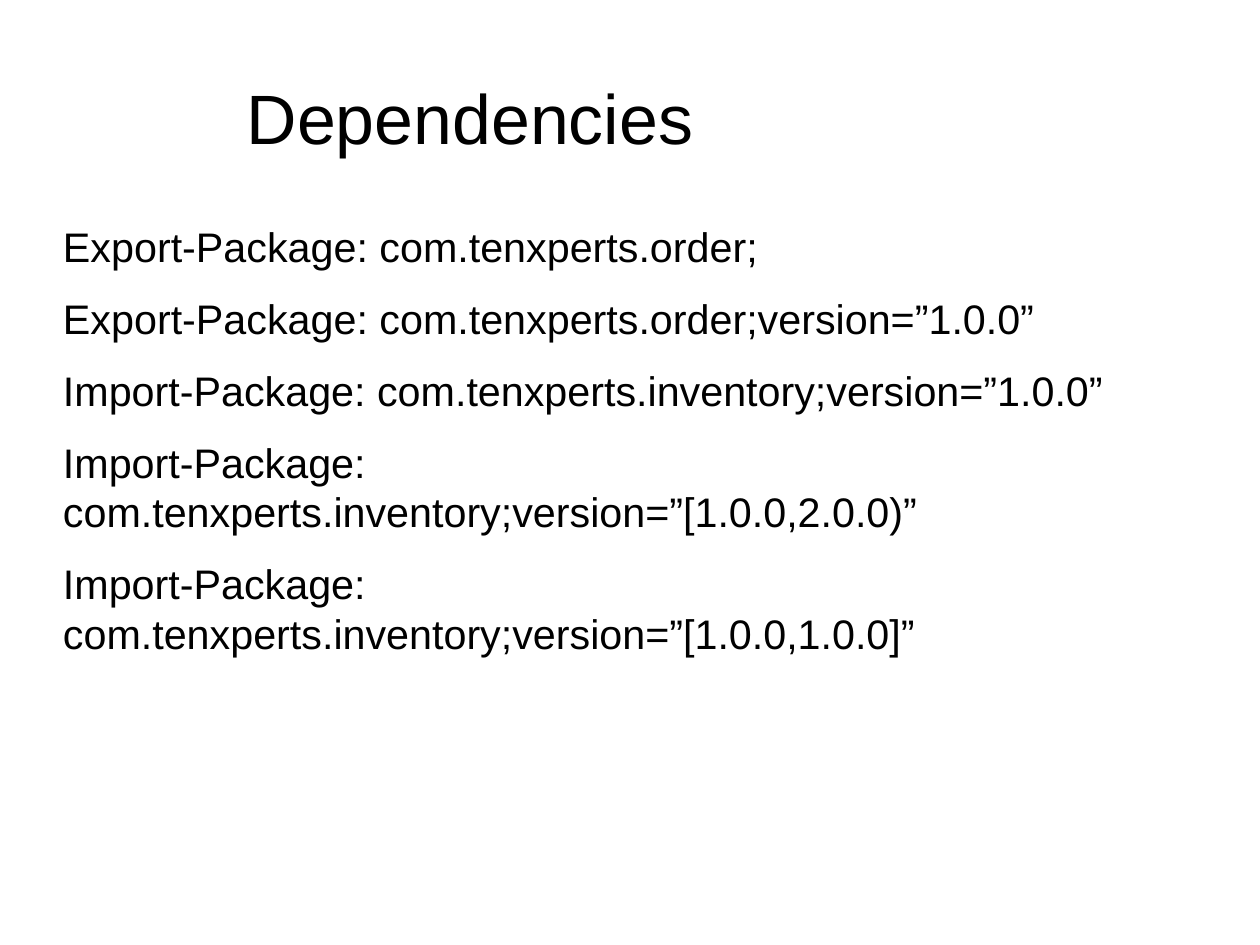
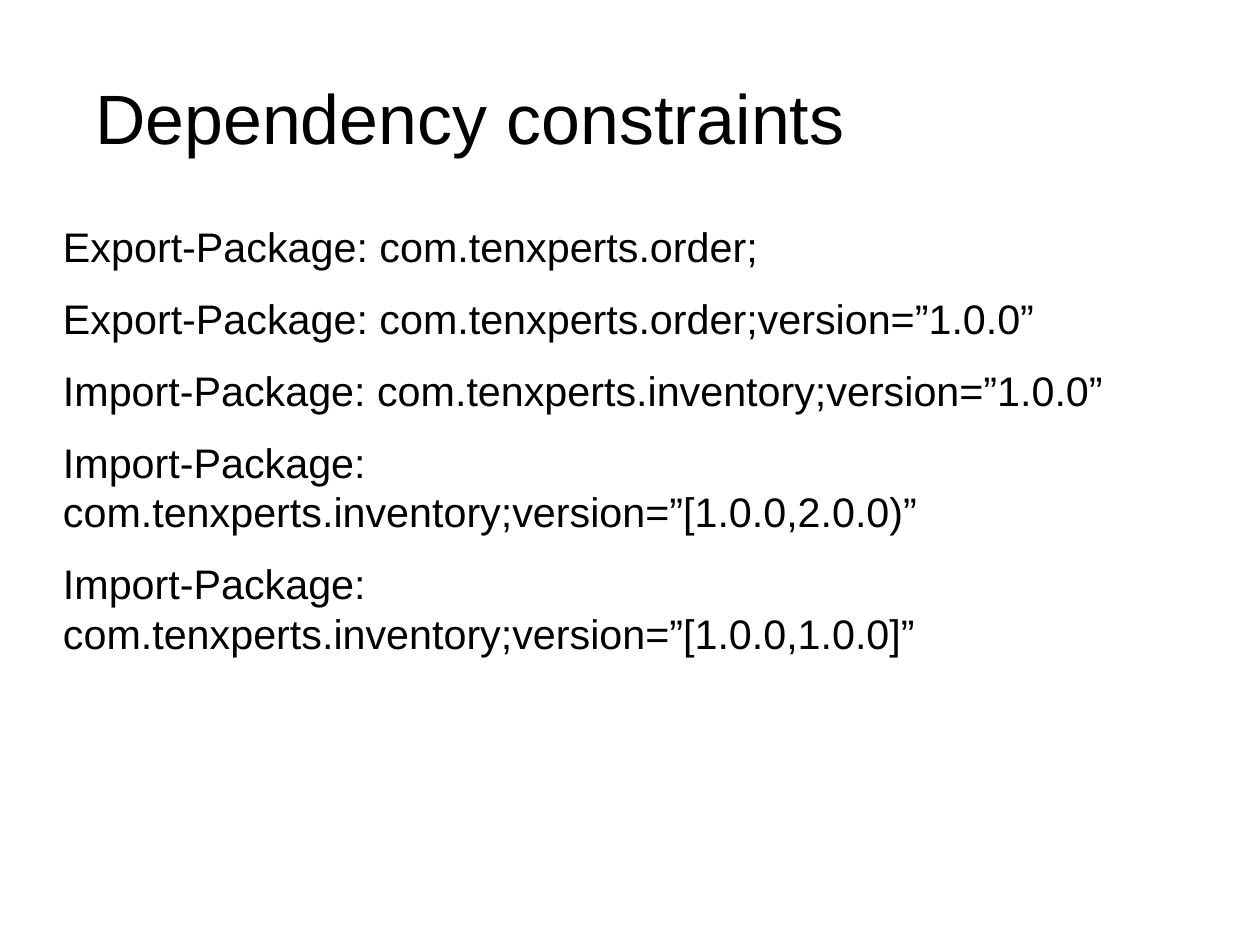
Before and after one commit to gkamal/bojug-osgi-talk, a slide deck: slide 11 of osgi- bojug.odp. Drawn at 1260x945 pixels with LibreOffice and Linux fonts; fonts in the diff are those of the drawing; background and template pictures are left out. Boxes give left, top, right and bottom in pixels: in the first picture for what was removed or moved away, otherwise in the second. Text is boxed around its words. In the diff, an @@ line names an element or a change of style, - is before the commit and + after.

```diff
--- a/osgi- bojug.odp
+++ b/osgi- bojug.odp
@@ title at box(95, 93, 845, 157): text changed @@
-Dependencies
+Dependency constraints
```
Also in this commit, not shown: 8 slides added, 1 slide removed, 20 other files.
